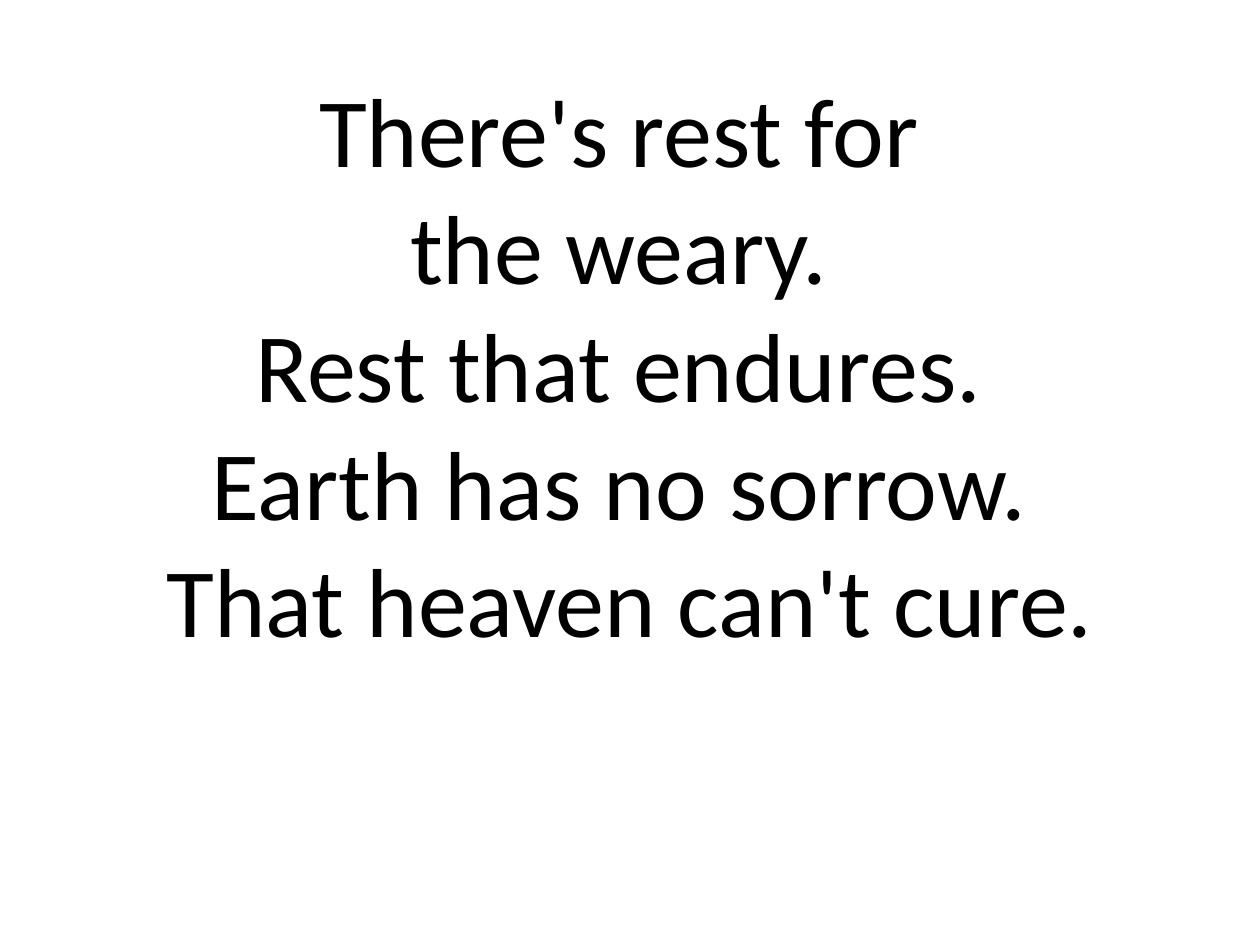
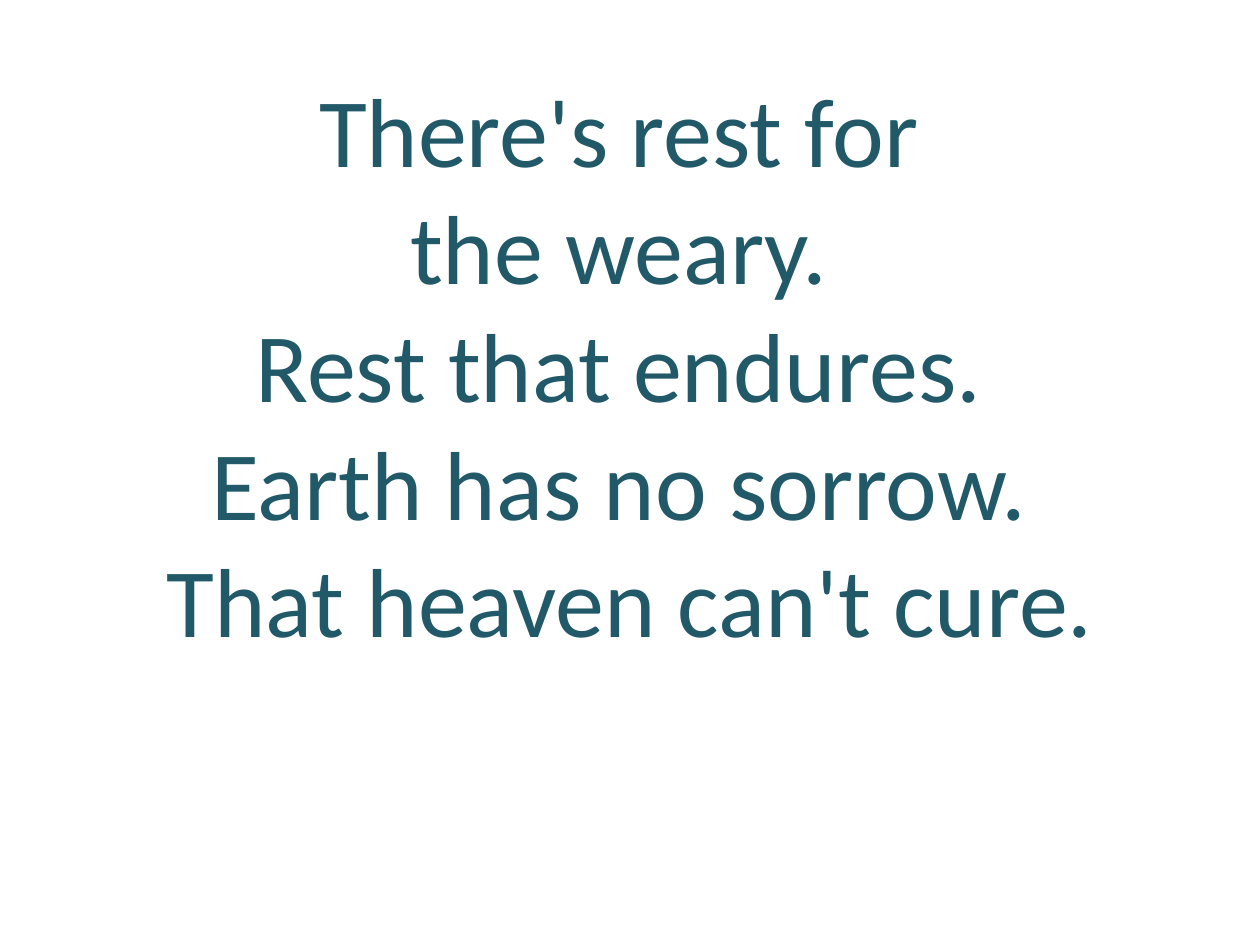
Before and after one commit to mightmay/songpptcreator, a slide deck: slide 7 of pre-made-ppt/Come As You Are - David Crowder.pptx. Drawn at 1260x945 pixels with LibreOffice and Linux fonts; fonts in the diff are those of the drawing; background and template pictures are left out. Boxes give left, top, right and bottom in pixels: in the first picture for what was removed or moved away, otherwise in the second. Text is boxed around its words. In the diff, an @@ line names an element or a change of style, - is before the commit and + after.

```diff
--- a/pre-made-ppt/Come As You Are - David Crowder.pptx
+++ b/pre-made-ppt/Come As You Are - David Crowder.pptx
@@ text "There's rest for" at (x1=166, y1=99, x2=1092, y2=638): text colour #000000 to #215968 @@
```
Also in this commit, not shown: 2 other slides changed, 3 other files.
